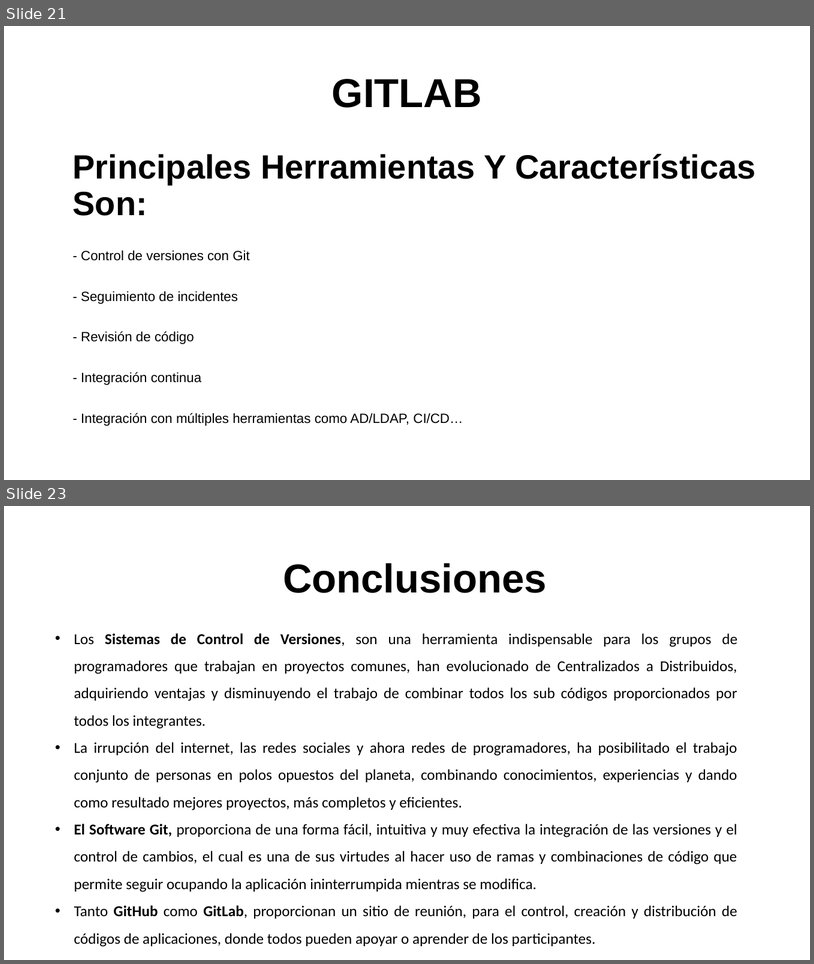
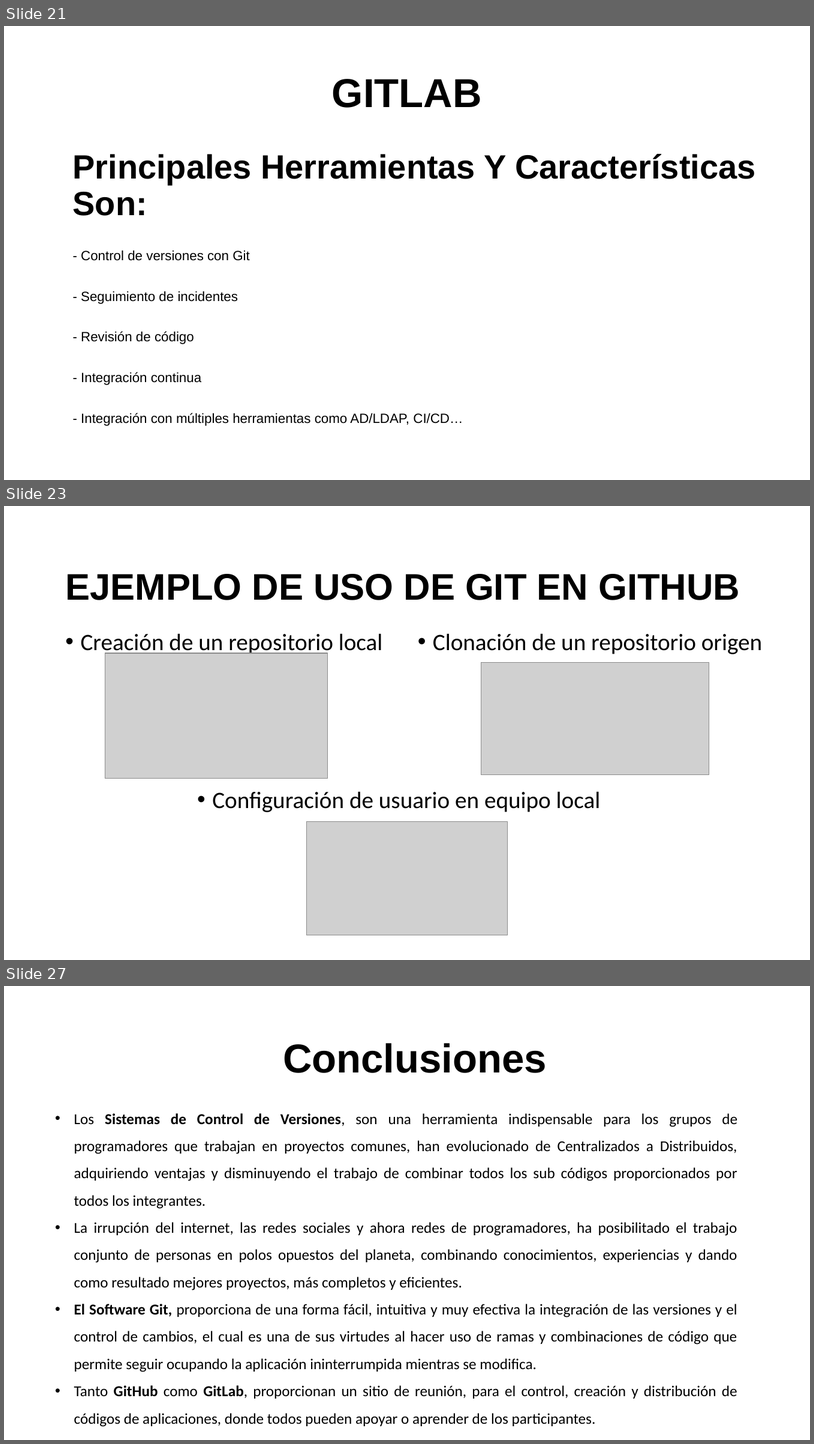
Before and after one commit to gs02009/TOO115, a slide deck: PRESENTACIÓN SISTEMAS DE CONTROL DE VERSIONES.pptx. Shown one above the other, each under a label of ours: slides 21 and 23 before the commit, slides 21, 23 and 27 after it; the slides between them are not shown. The pictures are 814x964 and 814x1444 pixels, drawn with LibreOffice and Linux fonts; fonts in the diff are those of the drawing; grey boxes stand for pictures; background and template pictures are left out. Boxes give left, top, right and bottom in pixels: in the first picture for what was removed or moved away, otherwise in the second. Text is boxed around its words. In the diff, an @@ line names an element or a change of style, - is before the commit and + after.

Commit message:
Adicion de ejemplos en presentacion

```diff
--- a/PRESENTACIÓN SISTEMAS DE CONTROL DE VERSIONES.pptx
+++ b/PRESENTACIÓN SISTEMAS DE CONTROL DE VERSIONES.pptx
@@ slide 23 added at [4, 506, 810, 960], background picture (left out) @@
@@ title added at [65, 574, 740, 600], 44 pt, text #000000, bold @@
+EJEMPLO DE USO DE GIT EN GITHUB
@@ text added at [81, 633, 383, 656], 28 pt, text #000000 @@
+• Creación de un repositorio local
@@ text added at [433, 633, 762, 654], 28 pt, text #000000 @@
+• Clonación de un repositorio origen
@@ picture added at [105, 653, 327, 778] @@
@@ picture added at [482, 662, 710, 775] @@
@@ text added at [212, 791, 601, 812], 28 pt, text #000000 @@
+• Configuración de usuario en equipo local
@@ picture added at [306, 822, 508, 936] @@
@@ what was slide 23 is now slide 27 @@
```
Also in this commit, not shown: 7 slides changed, 3 other slides added, 10 other files.
